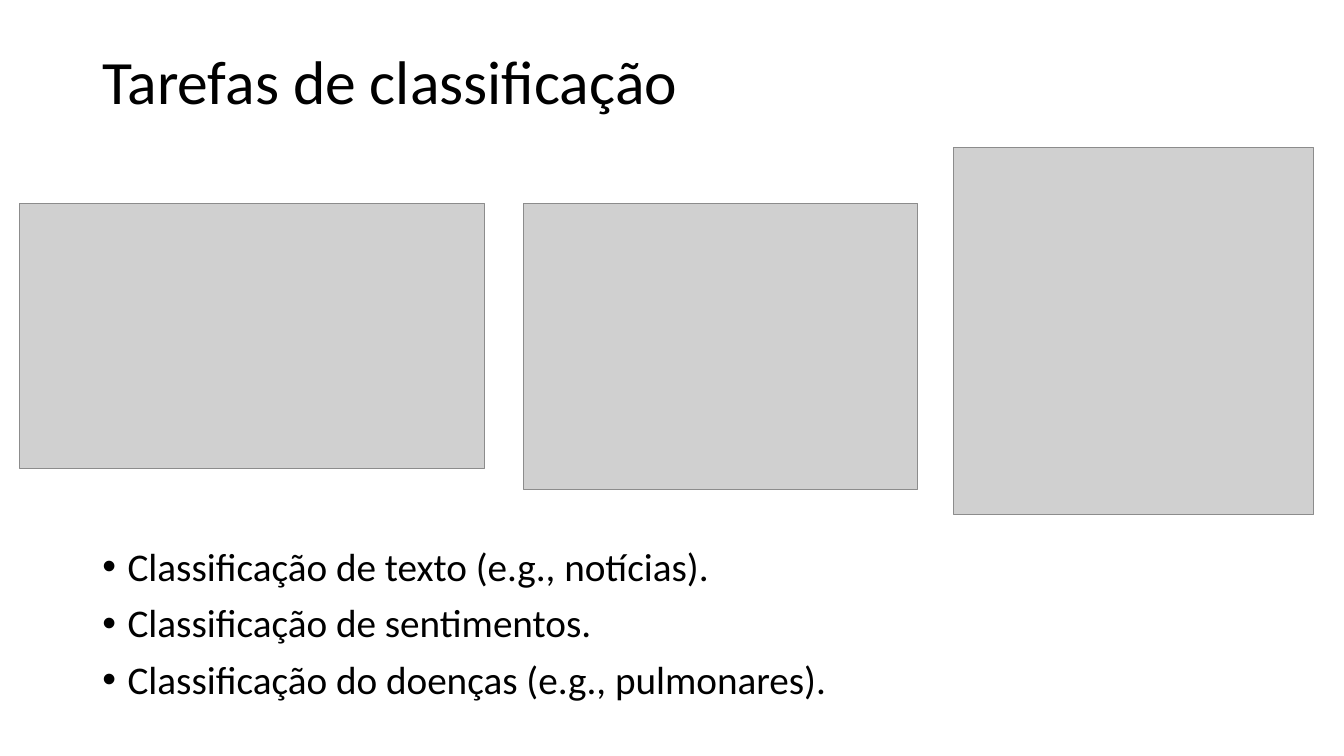
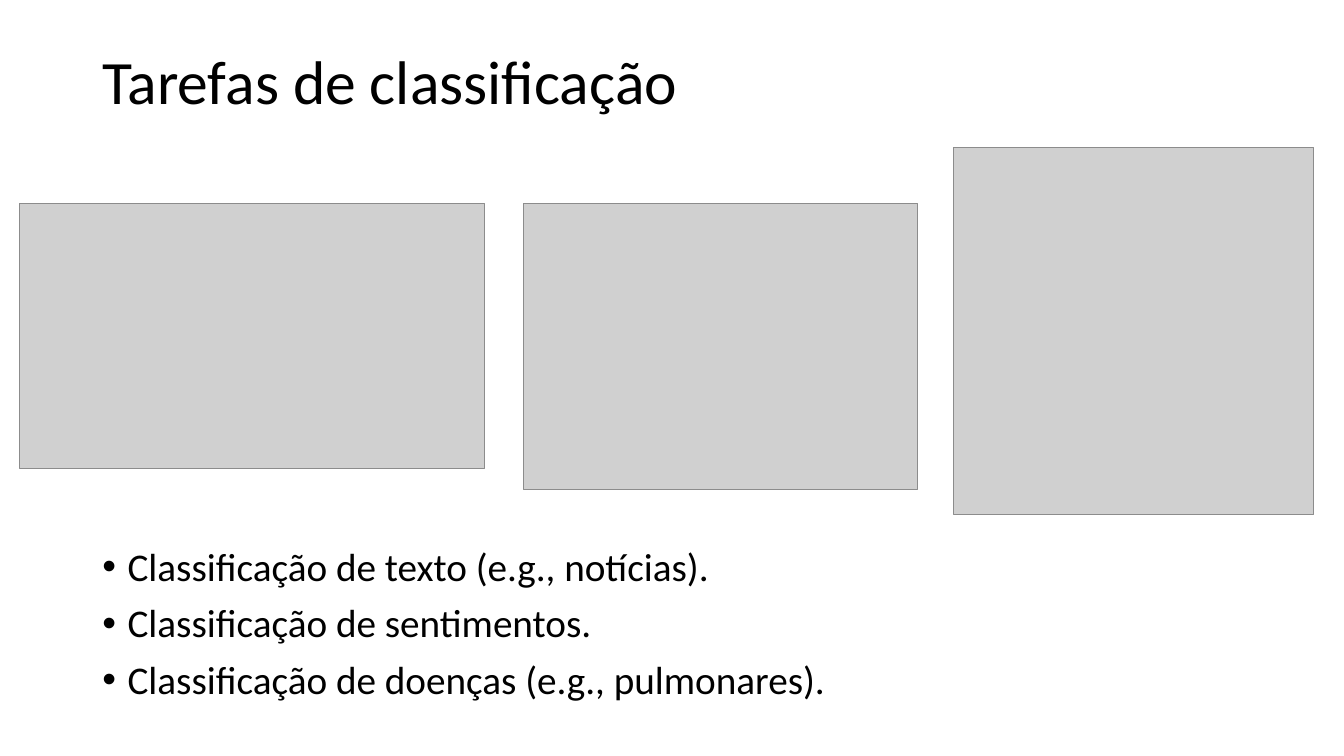
Before and after one commit to zz4fap/c24_inteligencia_artificial, a slide deck: slide 4 of slides/C24_Classificação.pptx. Drawn at 1344x756 pixels with LibreOffice and Linux fonts; fonts in the diff are those of the drawing; grey boxes stand for pictures. Boxes give left, top, right and bottom in pixels: in the first picture for what was removed or moved away, otherwise in the second. Text is boxed around its words. In the diff, an @@ line names an element or a change of style, - is before the commit and + after.

```diff
--- a/slides/C24_Classificação.pptx
+++ b/slides/C24_Classificação.pptx
@@ text at box(128, 665, 825, 701): text changed @@
-• Classificação do doenças (e.g., pulmonares).
+• Classificação de doenças (e.g., pulmonares).
```
Also in this commit, not shown: 2 other slides changed, 1 slide added, 1 slide removed, 2 other files.
